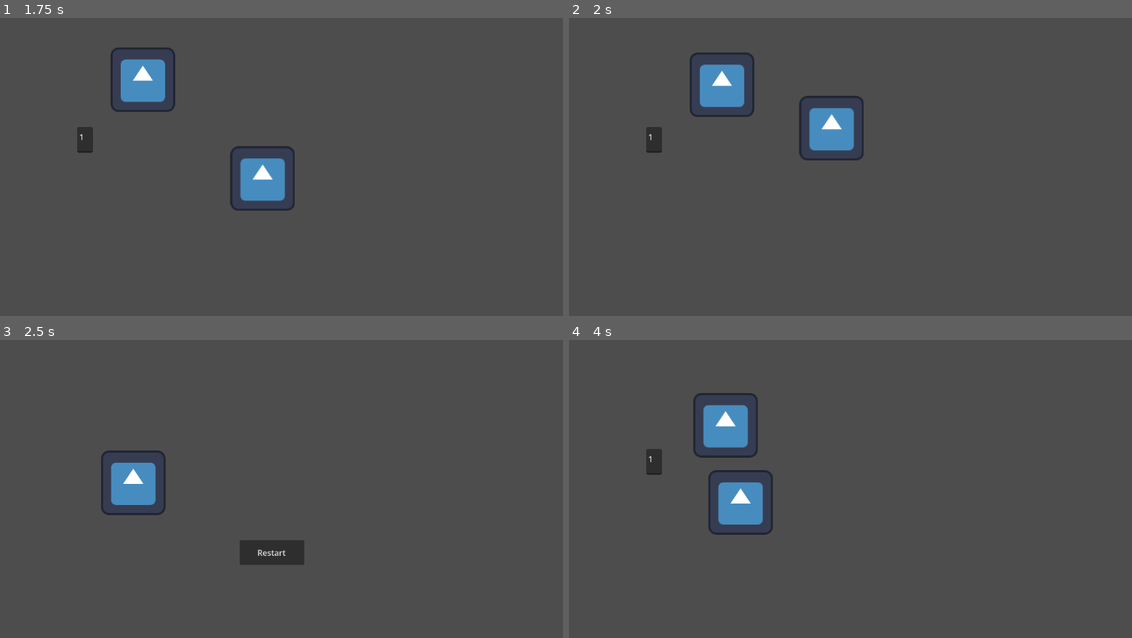
Above: before the commit, frames 1-4 (two rows, left to right).
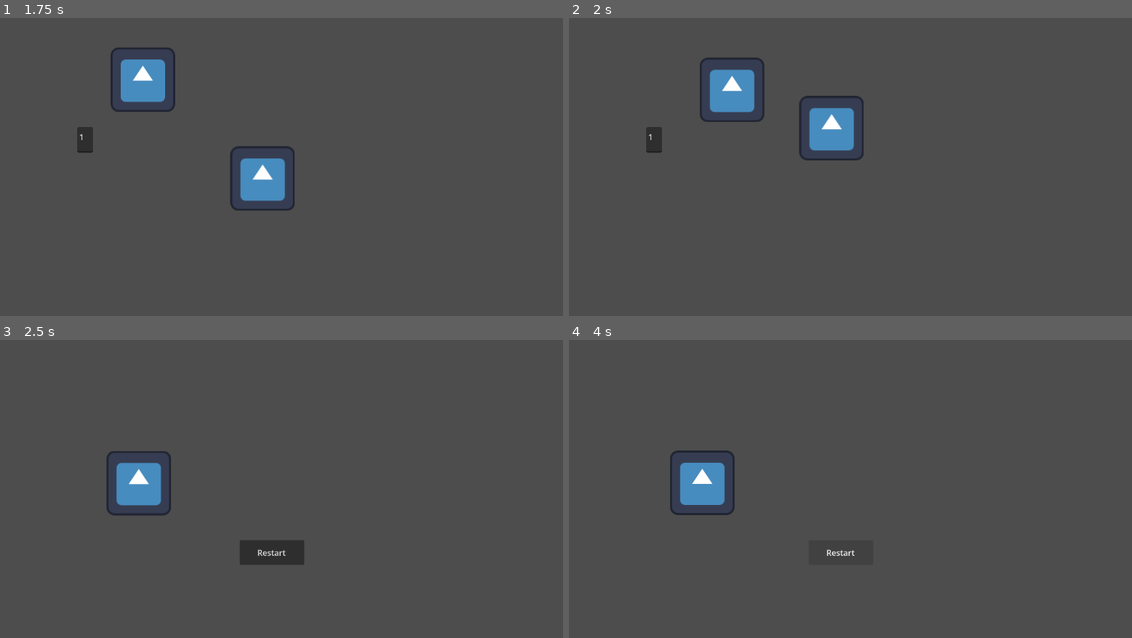
Above: after the commit, the same moments.

Repository: 22ncave/8DIT-Game-Project
Game: Godot game, scene res://scenes/rooms/room_4.tscn
The game is run twice, just before and just after one commit, with the same random seed, the same clock (stepped at 60 frames per second) and the same inputs. This scene is started directly instead of the project's main scene. The engine's default icon, where the game draws it, is replaced by a stand-in: a white triangle on a blue panel in a dark square.
Inputs:
- Up to frame 1 (1.75 s): tap Enter at 0.5 s; hold W (up) from 0.53 s (still down)
- Up to frame 2 (2 s): keep holding W (up)
- Up to frame 3 (2.5 s): release W (up) at 2.03 s; hold A (left) from 2.03 s (still down)
- Up to frame 4 (4 s): release A (left) at 2.75 s; click "Restart" at 2.75 s; tap Space at 3.5 s; hold A (left) from 3.53 s (still down)

Frame 1 is identical in both runs. In frame 2, 1.4% of the frame differs, in the area x 21-35%, y 11-35%; in frame 3, 0.8%; in frame 4, 4.3%, in the area x 13-51%, y 17-73%.

Commit message:
slightly better tracking/object avoiding

Diff:
--- a/the-observer/scenes/monster.tscn
+++ b/the-observer/scenes/monster.tscn
@@ -17,6 +17,7 @@
 texture = ExtResource("1_uwnm8")
 
 [node name="NavigationAgent2D" type="NavigationAgent2D" parent="." unique_id=389463217]
+avoidance_enabled = true
 
 [node name="CollisionShape2D" type="CollisionShape2D" parent="." unique_id=286751661]
 position = Vector2(0, 1.5)
--- a/the-observer/scenes/rooms/room_4.tscn
+++ b/the-observer/scenes/rooms/room_4.tscn
@@ -7,9 +7,9 @@
 [ext_resource type="PackedScene" uid="uid://dyesxlc85kkd3" path="res://scenes/monster.tscn" id="5_4ssin"]
 
 [sub_resource type="NavigationPolygon" id="NavigationPolygon_nvm38"]
-vertices = PackedVector2Array(1136.0703, 14.8828125, 1140.9219, 632.97656, 13.8984375, 631.0078, 8.09375, 2.109375)
-polygons = Array[PackedInt32Array]([PackedInt32Array(0, 1, 2, 3)])
-outlines = Array[PackedVector2Array]([PackedVector2Array(-2, -8, 1146, 5, 1151, 643, 4, 641), PackedVector2Array(710, 277, 744, 247, 782, 233, 835, 245, 873, 284, 877, 330, 859, 374, 826, 398, 769, 408, 717, 378, 701, 338)])
+vertices = PackedVector2Array(1136.0703, 14.8828125, 1140.9219, 632.97656, 924.5, 346.57813, 906.9375, 219.47656, 8.09375, 2.109375, 776.8828, 189.52344, 679.2578, 231.25, 13.8984375, 631.0078, 660.3906, 363.0703, 857.78906, 429.6172, 740.7969, 442.46094)
+polygons = Array[PackedInt32Array]([PackedInt32Array(0, 1, 2, 3), PackedInt32Array(4, 0, 3, 5), PackedInt32Array(4, 5, 6), PackedInt32Array(7, 4, 6, 8), PackedInt32Array(9, 2, 1), PackedInt32Array(9, 1, 7, 10), PackedInt32Array(7, 8, 10)])
+outlines = Array[PackedVector2Array]([PackedVector2Array(-2, -8, 1146, 5, 1151, 643, 4, 641)])
 
 [sub_resource type="CircleShape2D" id="CircleShape2D_tfhis"]
 radius = 82.02438
@@ -61,3 +61,5 @@
 [node name="CollisionShape2D" type="CollisionShape2D" parent="StaticBody2D" unique_id=1377493675]
 position = Vector2(0, 2)
 shape = SubResource("CircleShape2D_tfhis")
+
+[node name="NavigationObstacle2D" type="NavigationObstacle2D" parent="StaticBody2D" unique_id=694144981]
--- a/the-observer/scripts/monster.gd
+++ b/the-observer/scripts/monster.gd
@@ -1,7 +1,7 @@
 extends CharacterBody2D
 
 @onready var nav_agent = $NavigationAgent2D
-var speed = 150
+var speed = 300
 var sees_player = false
 
 @export var entity_tag : String
Not shown, added: the-observer/export_presets.cfg
